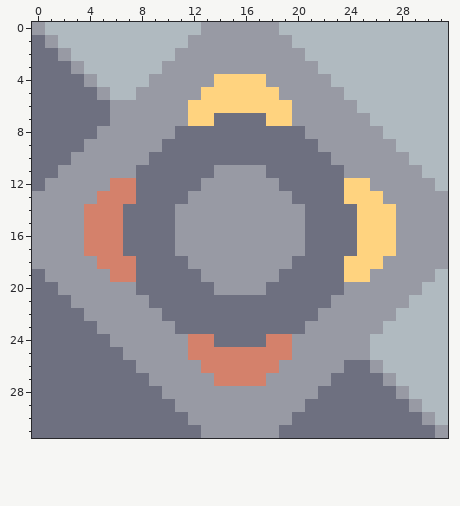
Pixel-art sprite, stored at sprites-override/blocks/storage/unloader.png. Above, as it was before the edit.
The file is 32x32 pixels.
Once edited:
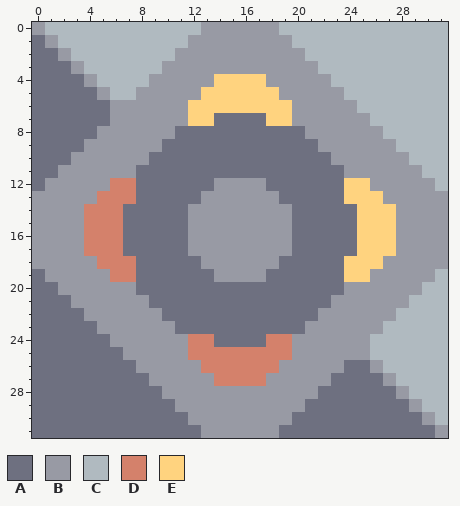
Palette (. is transparent): A #6e7080  B #989aa4  C #b0bac0  D #d4816b  E #ffd37f
Edits made:
@@ x 9..22 @@
 10 AAAAAAAAAAAAAA
-11 AAAAABBBBAAAAA
-12 AAAABBBBBBAAAA
-13 AAABBBBBBBBAAA
-14 AABBBBBBBBBBAA
-15 AABBBBBBBBBBAA
-16 AABBBBBBBBBBAA
-17 AABBBBBBBBBBAA
-18 AAABBBBBBBBAAA
-19 AAAABBBBBBAAAA
-20 AAAAABBBBAAAAA
+11 AAAAAAAAAAAAAA
+12 AAAAABBBBAAAAA
+13 AAAABBBBBBAAAA
+14 AAABBBBBBBBAAA
+15 AAABBBBBBBBAAA
+16 AAABBBBBBBBAAA
+17 AAABBBBBBBBAAA
+18 AAAABBBBBBAAAA
+19 AAAAABBBBAAAAA
+20 AAAAAAAAAAAAAA
 21 AAAAAAAAAAAAAA
Pixel boxes of the changes (left, top, right, bottom) in both pictures:
changed: (175, 165, 305, 295)
